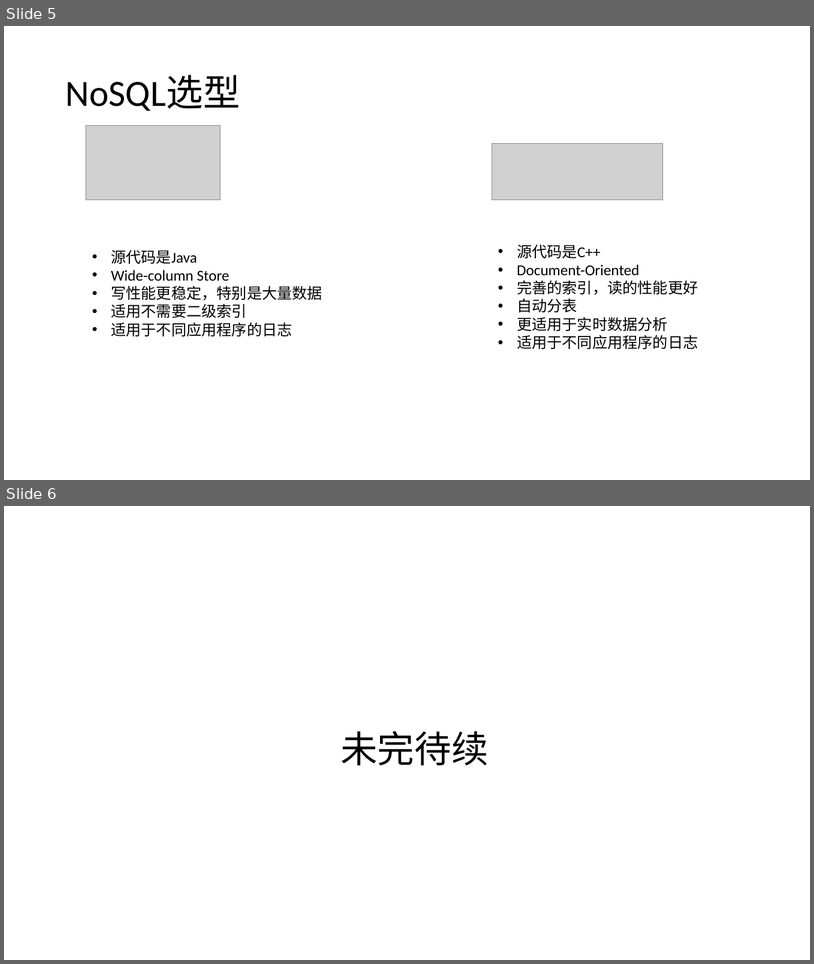
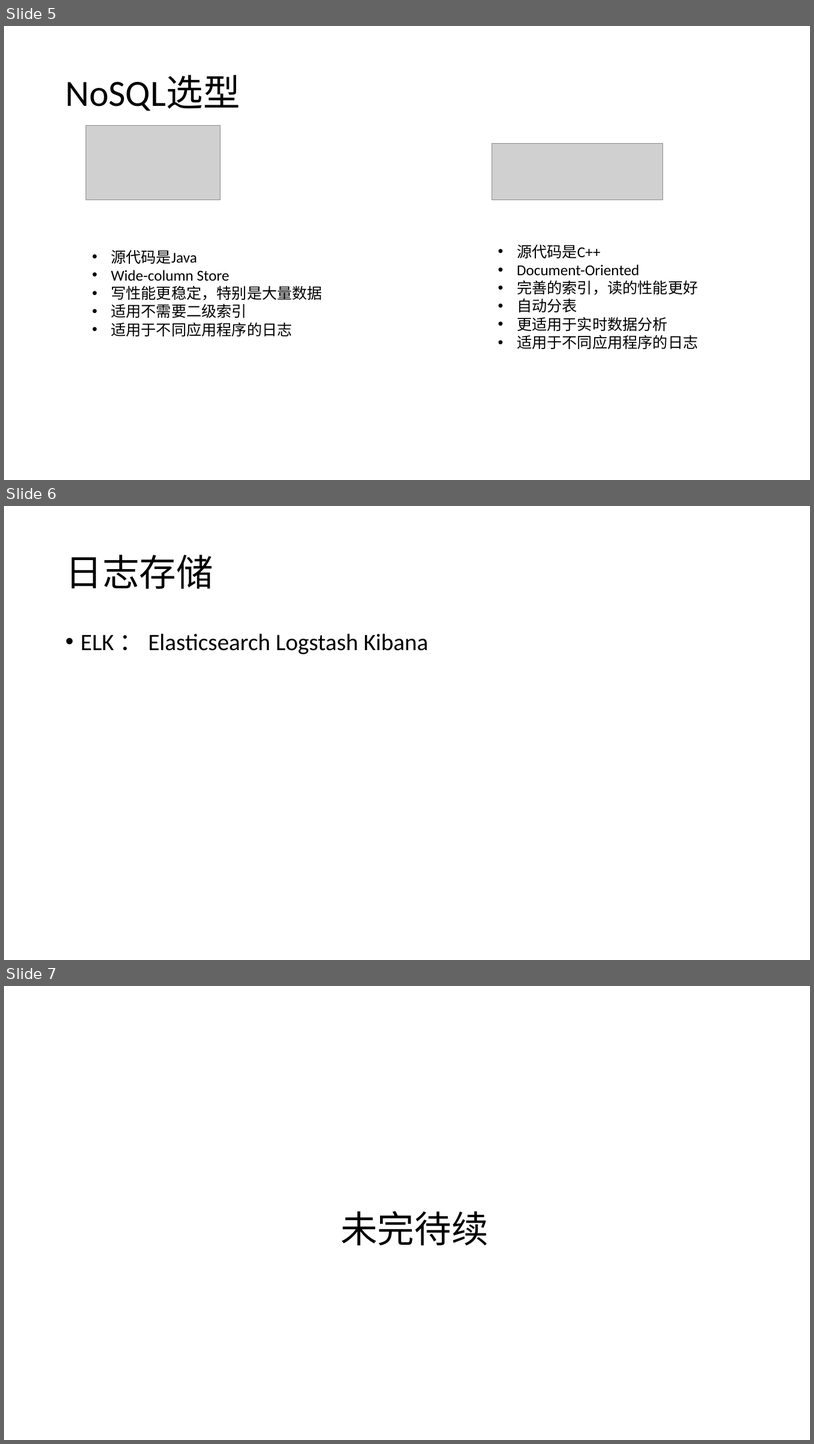
Before and after one commit to guoyu07/NotesPublic, a slide deck: Aario-PPT/20160913 IT - 技术选型.pptx. Shown one above the other, each under a label of ours: slides 5 and 6 before the commit, slides 5, 6 and 7 after it. The pictures are 814x964 and 814x1444 pixels, drawn with LibreOffice and Linux fonts; fonts in the diff are those of the drawing; grey boxes stand for pictures. Boxes give left, top, right and bottom in pixels: in the first picture for what was removed or moved away, otherwise in the second. Text is boxed around its words. In the diff, an @@ line names an element or a change of style, - is before the commit and + after.

```diff
--- a/Aario-PPT/20160913 IT - 技术选型.pptx
+++ b/Aario-PPT/20160913 IT - 技术选型.pptx
@@ slide 6 added at (4, 506, 810, 960), background #FFFFFF @@
@@ title added at (65, 555, 213, 589), 44 pt, text #000000 @@
+日志存储
@@ text added at (81, 633, 429, 654), 28 pt, text #000000 @@
+• ELK ： Elasticsearch Logstash Kibana
@@ what was slide 6 is now slide 7 @@
```
Also in this commit, not shown: 9 other files.
